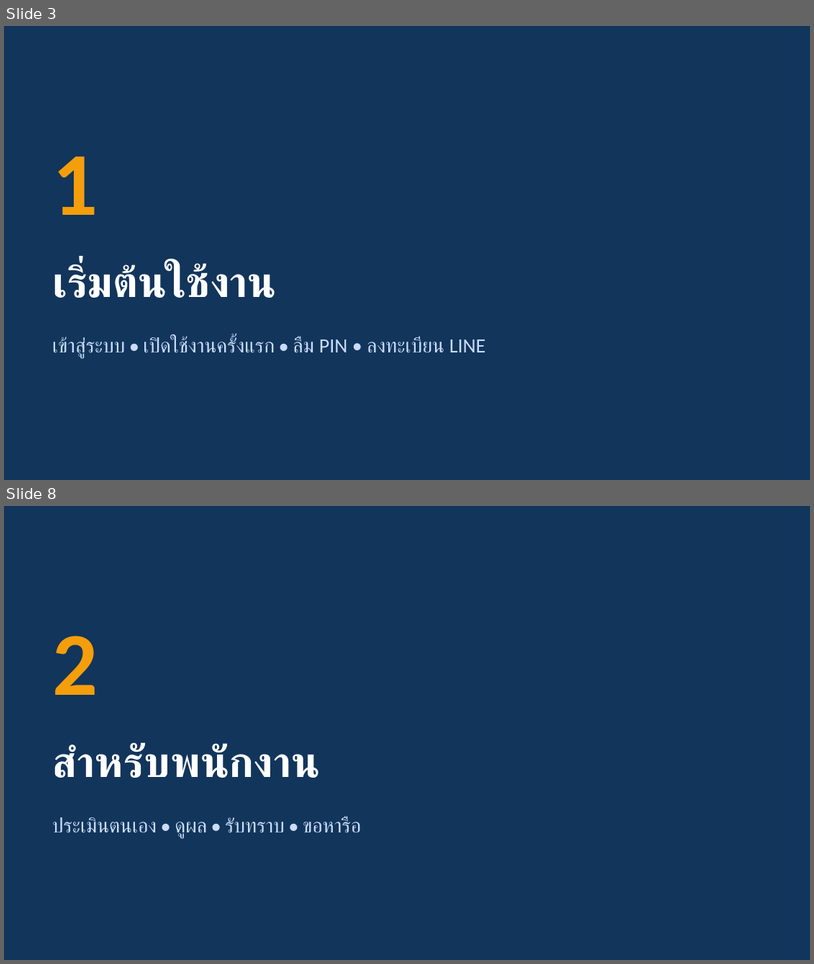
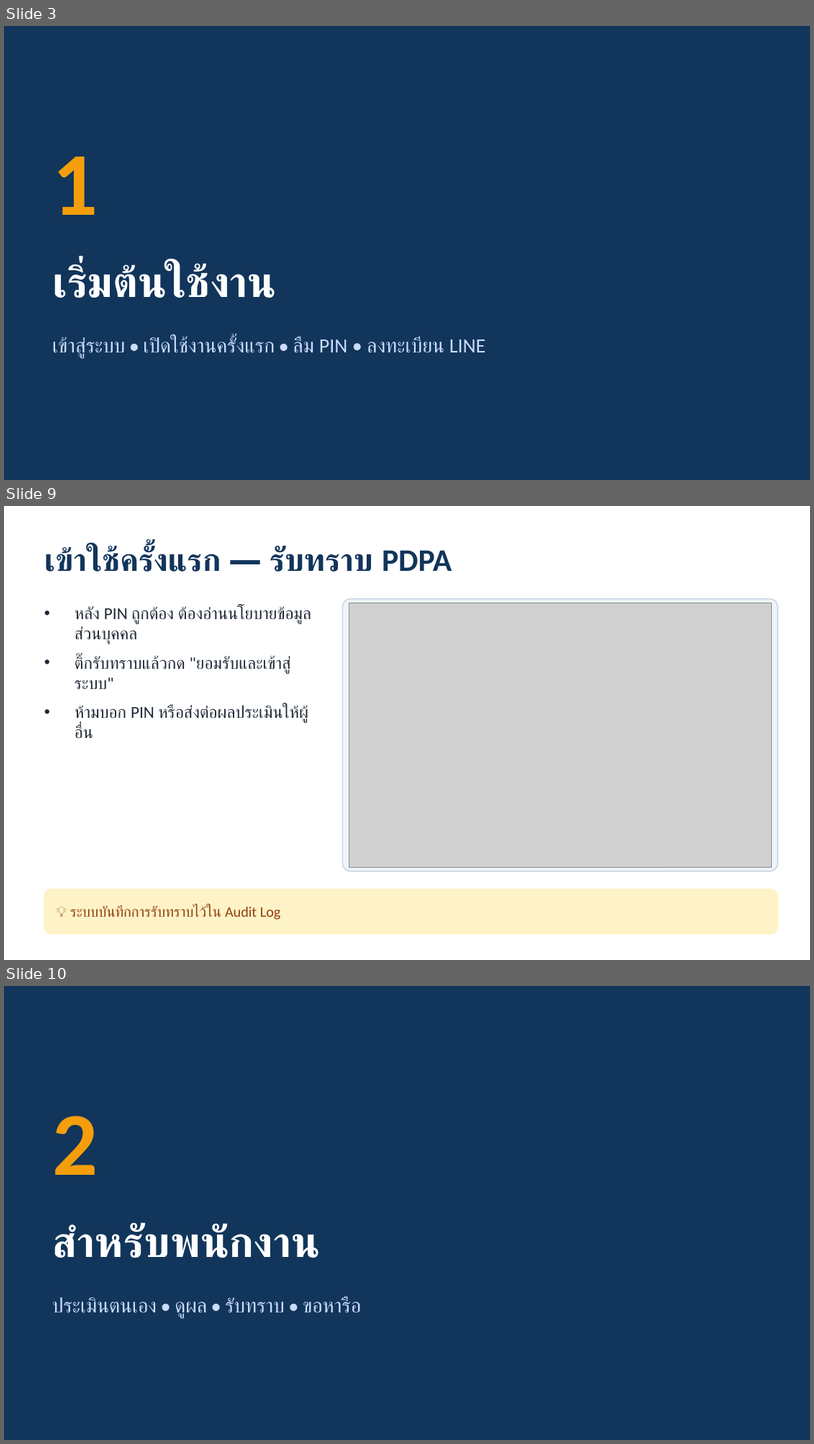
Before and after one commit to hunnysri91021-sml/SML_PMS_Professional, a slide deck: docs/SML_PMS_UserGuide.pptx. Shown one above the other, each under a label of ours: slides 3 and 8 before the commit, slides 3, 9 and 10 after it; the slides between them are not shown. The pictures are 814x964 and 814x1444 pixels, drawn with LibreOffice and Linux fonts; fonts in the diff are those of the drawing; grey boxes stand for pictures. Boxes give left, top, right and bottom in pixels: in the first picture for what was removed or moved away, otherwise in the second. Text is boxed around its words. In the diff, an @@ line names an element or a change of style, - is before the commit and + after.

```diff
--- a/docs/SML_PMS_UserGuide.pptx
+++ b/docs/SML_PMS_UserGuide.pptx
@@ slide 9 added at <box>4,506,810,960</box>, background #FFFFFF @@
@@ text added at <box>44,546,452,572</box>, 28 pt, text #12355B, bold @@
+เข้าใช้ครั้งแรก — รับทราบ PDPA
@@ text added at <box>75,606,311,738</box>, 15 pt, text #1F2937 @@
+• หลัง PIN ถูกต้อง ต้องอ่านนโยบายข้อมูลส่วนบุคคล
+• ติ๊กรับทราบแล้วกด "ยอมรับและเข้าสู่ระบบ"
+• ห้ามบอก PIN หรือส่งต่อผลประเมินให้ผู้อื่น
@@ rounded rectangle added at <box>342,599,778,871</box>, fill #EEF4F8, outline #CBD5E1 1 pt @@
@@ picture added at <box>349,602,772,867</box> @@
@@ rounded rectangle added at <box>44,889,778,934</box>, fill #FEF3C7, outline #FEF3C7 1 pt @@
@@ text added at <box>70,906,281,919</box>, 13 pt, text #92400E @@
+💡 ระบบบันทึกการรับทราบไว้ใน Audit Log
@@ what was slide 8 is now slide 10 @@
```
Also in this commit, not shown: 3 slides changed, 3 other slides added, 16 other files.
